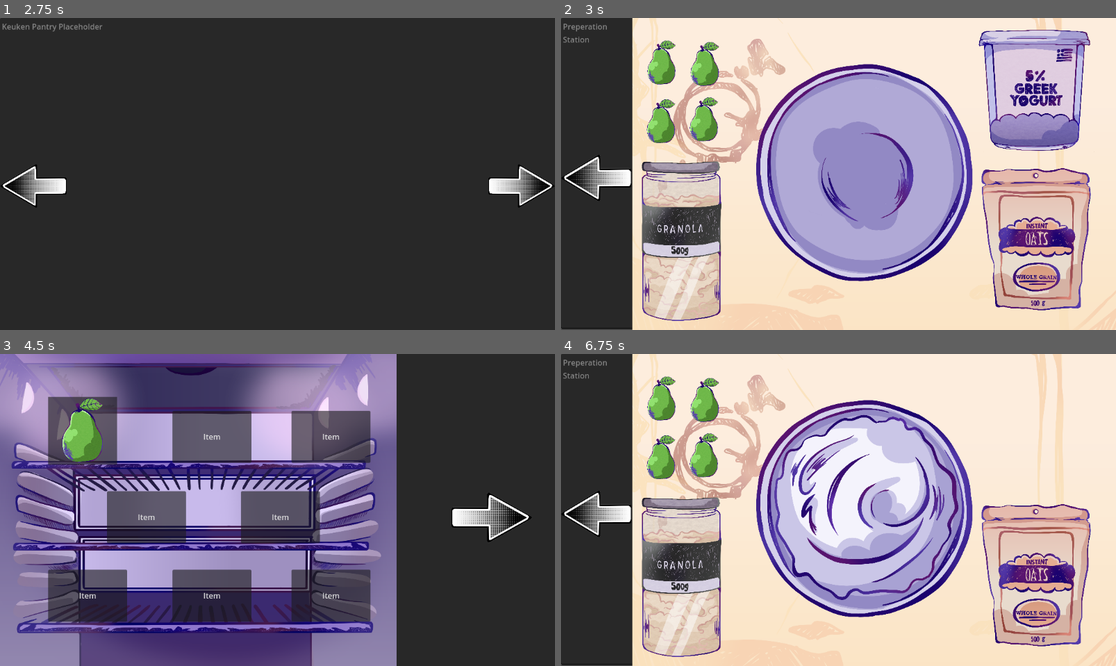
Above: before the commit, frames 1-4 (two rows, left to right).
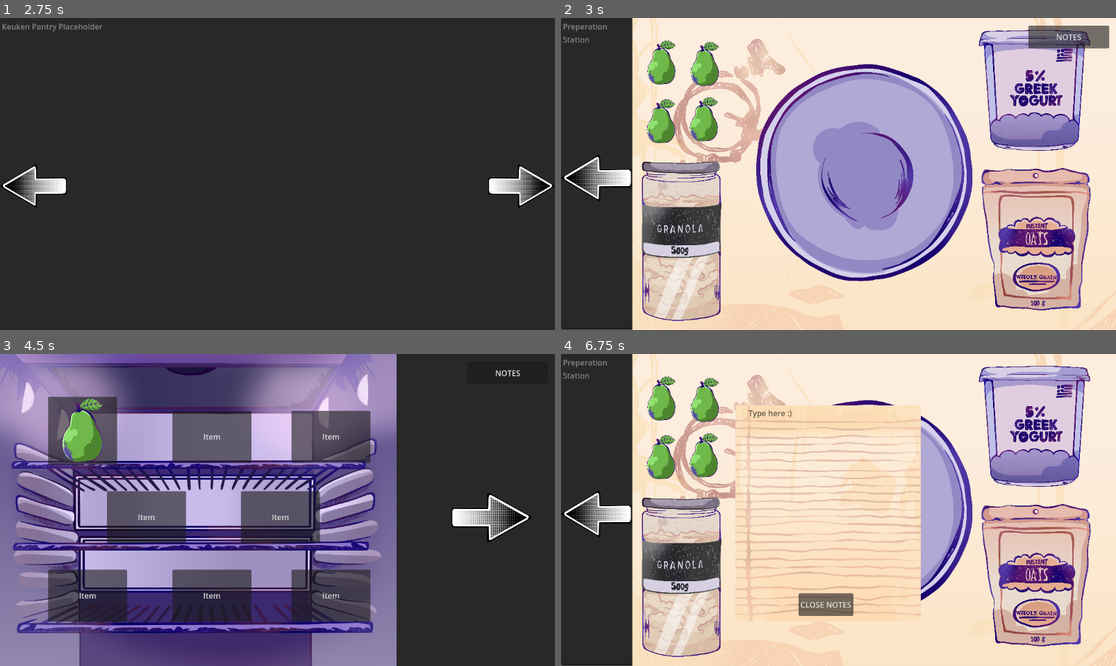
Above: after the commit, the same moments.

Repository: authenticBloodshed/gOATmeal
Game: Godot game, scene res://MainMenu.tscn
Same seed, same stepped clock (60 frames per second), same inputs: the game is played once before the commit and once after it.
Inputs (mouse positions are in pixels of both pictures, inside the frame that each line leads up to):
- Up to frame 1 (2.75 s): click "START" at 0.5 s; click "START" at 1.25 s; click "START" at 2 s
- Up to frame 2 (3 s): click (1082, 186) at 2.75 s
- Up to frame 3 (4.5 s): click (33, 516) at 3.5 s; click (33, 522) at 4.25 s
- Up to frame 4 (6.75 s): click (1054, 519) at 5 s; click (1082, 522) at 5.75 s; click (1066, 372) at 6.5 s, where only the run after the commit has a clickable "NOTES"

Frame 1 is identical in both runs. In frame 2, 1.1% of the frame differs, in the area x 84-99%, y 2-10%; in frame 3, less than 0.1%; in frame 4, 28%, in the area x 31-96%, y 3-86%.

Commit message:
Notebook is now modular and has final assets
Notebook is now modular and able to be reused in all scenes in order to remember what is being typed across scenes. Also added a visual for the notebook itself so it looks nice and polished

Diff:
--- a/Fridge.tscn
+++ b/Fridge.tscn
@@ -8,6 +8,7 @@
 [ext_resource type="AudioStream" uid="uid://de83sj2no0dya" path="res://562294-colorscrimsontears-click_mRrswwXk.wav" id="4_8qtko"]
 [ext_resource type="Texture2D" uid="uid://cnoa6ywxd7302" path="res://pear.png" id="6_f03ql"]
 [ext_resource type="Texture2D" uid="uid://ckm8in6xo576k" path="res://Fridge2.png" id="6_tojyv"]
+[ext_resource type="PackedScene" uid="uid://cymwnfrhohpeu" path="res://NewNotebook.tscn" id="9_lsfhm"]
 
 [node name="Fridge" type="Node2D"]
 script = ExtResource("1_12d5g")
@@ -101,6 +102,8 @@
 stream = ExtResource("4_8qtko")
 volume_db = 10.0
 
+[node name="NotebookManager" parent="." instance=ExtResource("9_lsfhm")]
+
 [connection signal="pressed" from="PantryButton" to="." method="_on_pantry_button_pressed"]
 [connection signal="pressed" from="Item1" to="." method="_on_item_1_pressed"]
 [connection signal="pressed" from="Item2" to="." method="_on_item_2_pressed"]
--- /dev/null
+++ b/NewNotebook.gd
@@ -0,0 +1,13 @@
+extends Node2D
+
+func _on_button_close_notes_pressed():
+	$ButtonNotes.show()
+	$NotebookLined.hide()
+	$NotesEditText.hide()
+	$ButtonCloseNotes.hide()
+
+func _on_button_notes_pressed():
+	$ButtonNotes.hide()
+	$NotebookLined.show()
+	$NotesEditText.show()
+	$ButtonCloseNotes.show()
--- /dev/null
+++ b/NewNotebook.tscn
@@ -0,0 +1,54 @@
+[gd_scene load_steps=6 format=3 uid="uid://cymwnfrhohpeu"]
+
+[ext_resource type="Texture2D" uid="uid://bboshfcy0viwc" path="res://NotebookLined.png" id="1_7w7mh"]
+[ext_resource type="Script" path="res://NewNotebook.gd" id="1_q6yg3"]
+
+[sub_resource type="CanvasItemMaterial" id="CanvasItemMaterial_y7qts"]
+
+[sub_resource type="Theme" id="Theme_m8x0r"]
+
+[sub_resource type="StyleBoxFlat" id="StyleBoxFlat_6q811"]
+bg_color = Color(0.6, 0.6, 0.6, 0)
+
+[node name="NotebookManager" type="Node2D"]
+script = ExtResource("1_q6yg3")
+
+[node name="ButtonNotes" type="Button" parent="."]
+offset_left = 970.0
+offset_top = 16.0
+offset_right = 1138.0
+offset_bottom = 63.0
+text = "NOTES"
+
+[node name="NotebookLined" type="Sprite2D" parent="."]
+visible = false
+position = Vector2(554.75, 331)
+scale = Vector2(0.19225, 0.149333)
+texture = ExtResource("1_7w7mh")
+
+[node name="NotesEditText" type="TextEdit" parent="."]
+visible = false
+modulate = Color(0, 0, 0, 1)
+self_modulate = Color(0, 0, 0, 1)
+material = SubResource("CanvasItemMaterial_y7qts")
+offset_left = 389.0
+offset_top = 107.0
+offset_right = 747.0
+offset_bottom = 555.0
+theme = SubResource("Theme_m8x0r")
+theme_override_styles/normal = SubResource("StyleBoxFlat_6q811")
+placeholder_text = "Type here :)"
+wrap_mode = 1
+
+[node name="ButtonCloseNotes" type="Button" parent="."]
+visible = false
+offset_left = 493.0
+offset_top = 497.0
+offset_right = 607.0
+offset_bottom = 544.0
+text = "CLOSE NOTES"
+
+[connection signal="pressed" from="ButtonNotes" to="ButtonNotes" method="_on_pressed"]
+[connection signal="pressed" from="ButtonNotes" to="." method="_on_button_notes_pressed"]
+[connection signal="pressed" from="ButtonCloseNotes" to="ButtonNotes" method="_on_button_close_notes_pressed"]
+[connection signal="pressed" from="ButtonCloseNotes" to="." method="_on_button_close_notes_pressed"]
--- /dev/null
+++ b/Notebook.tscn
@@ -0,0 +1,30 @@
+[gd_scene load_steps=2 format=3 uid="uid://c7ogi80hfppjv"]
+
+[ext_resource type="Script" path="res://Notebook.gd" id="1_pqcmq"]
+
+[node name="NotesButton" type="Button"]
+offset_left = 988.0
+offset_top = 17.0
+offset_right = 1137.0
+offset_bottom = 70.0
+text = "NOTES"
+script = ExtResource("1_pqcmq")
+
+[node name="Notebook2" type="TextEdit" parent="."]
+visible = false
+offset_left = -609.0
+offset_top = 77.0
+offset_right = -166.0
+offset_bottom = 554.0
+text = "Type in here (yes, it works)"
+
+[node name="CloseNotes2" type="Button" parent="."]
+visible = false
+offset_left = -486.0
+offset_top = 486.0
+offset_right = -298.0
+offset_bottom = 532.0
+text = "CLOSE NOTES"
+
+[connection signal="pressed" from="." to="." method="_on_pressed"]
+[connection signal="pressed" from="CloseNotes2" to="." method="_on_close_notes_2_pressed"]
--- a/PrepStation.tscn
+++ b/PrepStation.tscn
@@ -16,6 +16,7 @@
 [ext_resource type="PackedScene" uid="uid://djr6f1jtdjnev" path="res://DragOatmeal.tscn" id="13_u64xb"]
 [ext_resource type="AudioStream" uid="uid://cl05wk2co4vj3" path="res://223805__ctcollab__splash-3.wav" id="14_huhej"]
 [ext_resource type="PackedScene" uid="uid://c1x2ef7pg7oab" path="res://GranolaBox.tscn" id="16_qnom6"]
+[ext_resource type="PackedScene" uid="uid://cymwnfrhohpeu" path="res://NewNotebook.tscn" id="17_u1xj1"]
 
 [node name="PrepStation" type="Node2D"]
 script = ExtResource("1_5drbj")
@@ -113,4 +114,6 @@
 position = Vector2(251, 466)
 scale = Vector2(0.175, 0.175)
 
+[node name="NotebookManager" parent="." instance=ExtResource("17_u1xj1")]
+
 [connection signal="pressed" from="TextureButton" to="." method="_on_texture_button_pressed"]
--- a/game.gd
+++ b/game.gd
@@ -8,24 +8,13 @@
 	$ColorRect.hide()
 	$Breakfast.show()
 	$CloseButton.show()
-	$NotesButton.show()
 	$PlaceholderImage.show()
 
 func _on_close_button_pressed():
 	$Breakfast.hide()
 	$CloseButton.hide()
 	$PlaceholderImage.hide()
-
-func _on_notes_button_pressed():
-	$Notebook.show()
-	$NotesButton.hide()
-	$CloseNotes.show()
-
-func _on_close_notes_pressed():
-	$Notebook.hide()
-	$CloseNotes.hide()
-	$NotesButton.show()
-
+	$NotebookManager.show()
 
 func _on_prep_station_button_pressed():
 	get_tree().change_scene_to_file("res://PrepStation.tscn")
--- a/game.tscn
+++ b/game.tscn
@@ -8,6 +8,7 @@
 [ext_resource type="AudioStream" uid="uid://de83sj2no0dya" path="res://562294-colorscrimsontears-click_mRrswwXk.wav" id="6_7cm77"]
 [ext_resource type="Texture2D" uid="uid://bu3bijha23vjn" path="res://ArrowClick.png" id="6_lbjtf"]
 [ext_resource type="Texture2D" uid="uid://dgy2dputb4r37" path="res://ArrowHover.png" id="7_xh6vo"]
+[ext_resource type="PackedScene" uid="uid://cymwnfrhohpeu" path="res://NewNotebook.tscn" id="9_14vmo"]
 
 [node name="Game" type="Node2D"]
 script = ExtResource("1_ottce")
@@ -36,30 +37,6 @@
 offset_right = 792.0
 offset_bottom = 141.0
 text = "CLOSE"
-
-[node name="NotesButton" type="Button" parent="."]
-visible = false
-offset_left = 988.0
-offset_top = 17.0
-offset_right = 1137.0
-offset_bottom = 70.0
-text = "NOTES"
-
-[node name="Notebook" type="TextEdit" parent="."]
-visible = false
-offset_left = 327.0
-offset_top = 102.0
-offset_right = 770.0
-offset_bottom = 579.0
-text = "Type in here (yes, it works)"
-
-[node name="CloseNotes" type="Button" parent="."]
-visible = false
-offset_left = 450.0
-offset_top = 511.0
-offset_right = 638.0
-offset_bottom = 557.0
-text = "CLOSE NOTES"
 
 [node name="PlaceholderImage" type="Sprite2D" parent="."]
 visible = false
@@ -93,10 +70,11 @@
 stream = ExtResource("6_7cm77")
 volume_db = 10.0
 
+[node name="NotebookManager" parent="." instance=ExtResource("9_14vmo")]
+visible = false
+
 [connection signal="pressed" from="CloseButton" to="." method="_on_close_button_pressed"]
 [connection signal="pressed" from="CloseButton" to="Breakfast" method="_on_close_button_pressed"]
 [connection signal="pressed" from="CloseButton" to="CloseButton" method="_on_pressed"]
-[connection signal="pressed" from="NotesButton" to="." method="_on_notes_button_pressed"]
-[connection signal="pressed" from="CloseNotes" to="." method="_on_close_notes_pressed"]
 [connection signal="pressed" from="PrepStationButton" to="." method="_on_prep_station_button_pressed"]
 [connection signal="pressed" from="FridgeButton" to="." method="_on_fridge_button_pressed"]
Not shown: 1 places in Fridge.tscn that only renumber resources
Empty file added: Notebook.gd
Binary file added: NotebookLined.png
Not shown, added: NotebookLined.png.import
Not shown: 1 places in PrepStation.tscn that only renumber resources
Not shown: 1 places in game.tscn that only renumber resources
